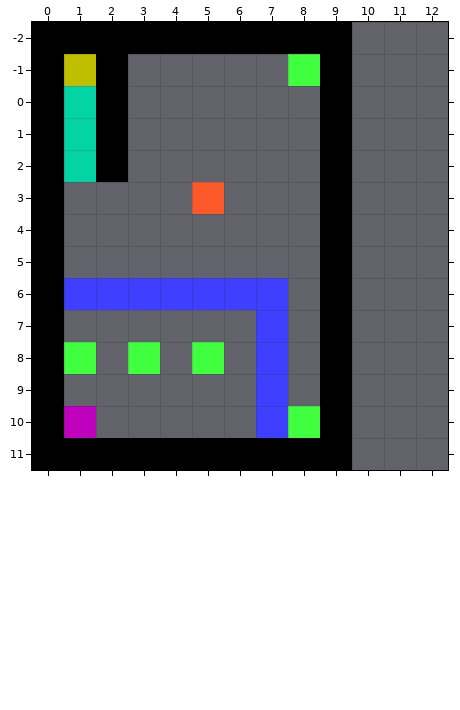
One commit to this Tiled map: maps/World 1/map5.tmx. The picture above was drawn from the file before the commit.
Cells are 32x32 px. Shown: x 0..12, y -2..11. The old version is drawn lined up with the new one.
Once edited:
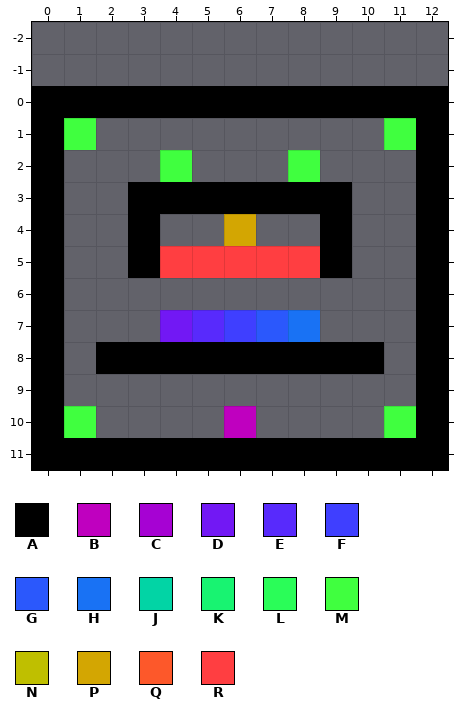
Key: from "basic": A 10 "Wall", B 16 "006", C 17 "007", D 19 "009", E 20 "010", F 21 "011", G 22 "012", H 23 "013", J 27 "017", K 29 "019", L 30 "020", M 31 "021", N 36 "026", P 37 "027", Q 40 "030", R 41 "031".
_ is an empty cell.
Objects are placed by their top-left corner, in cells (3,4 is the top-left corner of cell 3,4); size is 1x1 cell unless given.
Tiles replaced or removed in this view: A, C, H, J, K, P, Q.
Change:
Changed rows in their new state; . is an unchanged cell.
map size 10x14 -> 13x12 cells (old content now starts at 0,-2; both pictures use the new coordinates)
Layer "tiles":
first column x 0:
-2 __________...
-1 ___.....__...
 0 .A.AAAAAA.AAA
 1 .L_......_.LA
 2 .__.M...M_..A
 3 ...AAAAAA...A
 4 ...A..P.....A
 5 ...ARRRRR...A
 6 ._______._..A
 7 ....DEFGH_..A
 8 ._AAAAAAA.A.A
 9 ......._._..A
10 .L....B___.LA
11 ..........AAA
Layer "objects":
changed: F "1" at 4,6 -> R "Spikes" at 4,5
changed: F "1" at 7,6 -> R "Spikes" at 7,5
added: M "transform 3 to 4" at 11,1
added: M "transform Spikes to 2" at 1,1
added: M "remove 'unpassable' from 6" at 4,2
added: M "transform 4 to 5" at 8,2
added: P "Flag" at 6,4
added: R "Spikes" at 5,5
added: R "Spikes" at 6,5
added: R "Spikes" at 8,5
added: E "3" at 5,7
added: D "2" at 4,7
added: F "4" at 6,7
added: G "5" at 7,7
added: H "6" at 8,7
added: B "Start" at 6,10
added: M "transform 2 to 3" at 11,10
added: M "transform 5 to 6" at 1,10
removed: M "transform glass to 2" at 8,-1
removed: N "Flag" at 1,-1
removed: J "glass" at 1,0
removed: J "glass" at 1,1
removed: J "glass" at 1,2
removed: Q "2" at 5,3
removed: F "1" at 1,6
removed: F "1" at 2,6
removed: F "1" at 3,6
removed: F "1" at 5,6
removed: F "1" at 6,6
removed: F "1" at 7,7
removed: F "1" at 7,8
removed: M "add 'unpassable' to glass" at 1,8
removed: M "remove 'kills' from 1" at 3,8
removed: M "remove 'unpassable' from 1" at 5,8
removed: F "1" at 7,9
removed: B "Start" at 1,10
removed: F "1" at 7,10
removed: M "remove 'kills' from 2" at 8,10
Changed places in both pictures, as pixel boxes (x1, y1, x2, y2):
changed: (32, 22, 448, 470)
